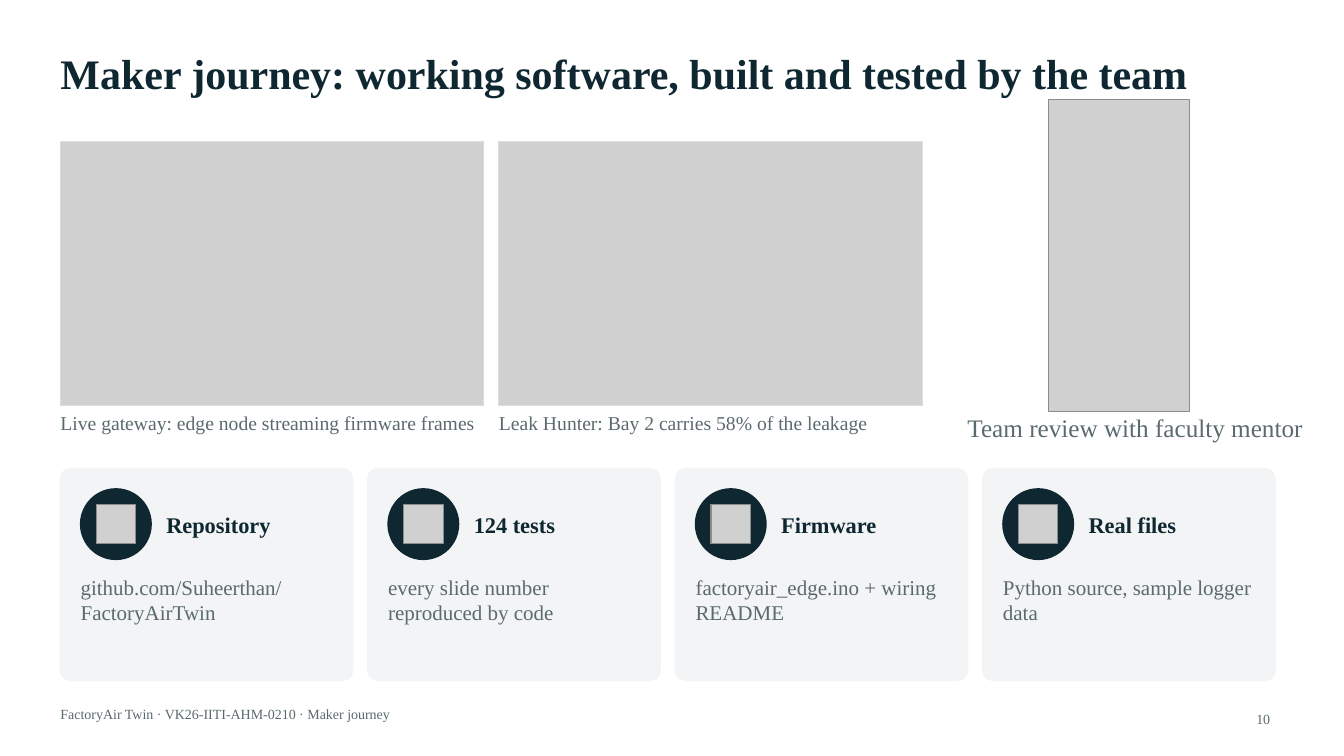
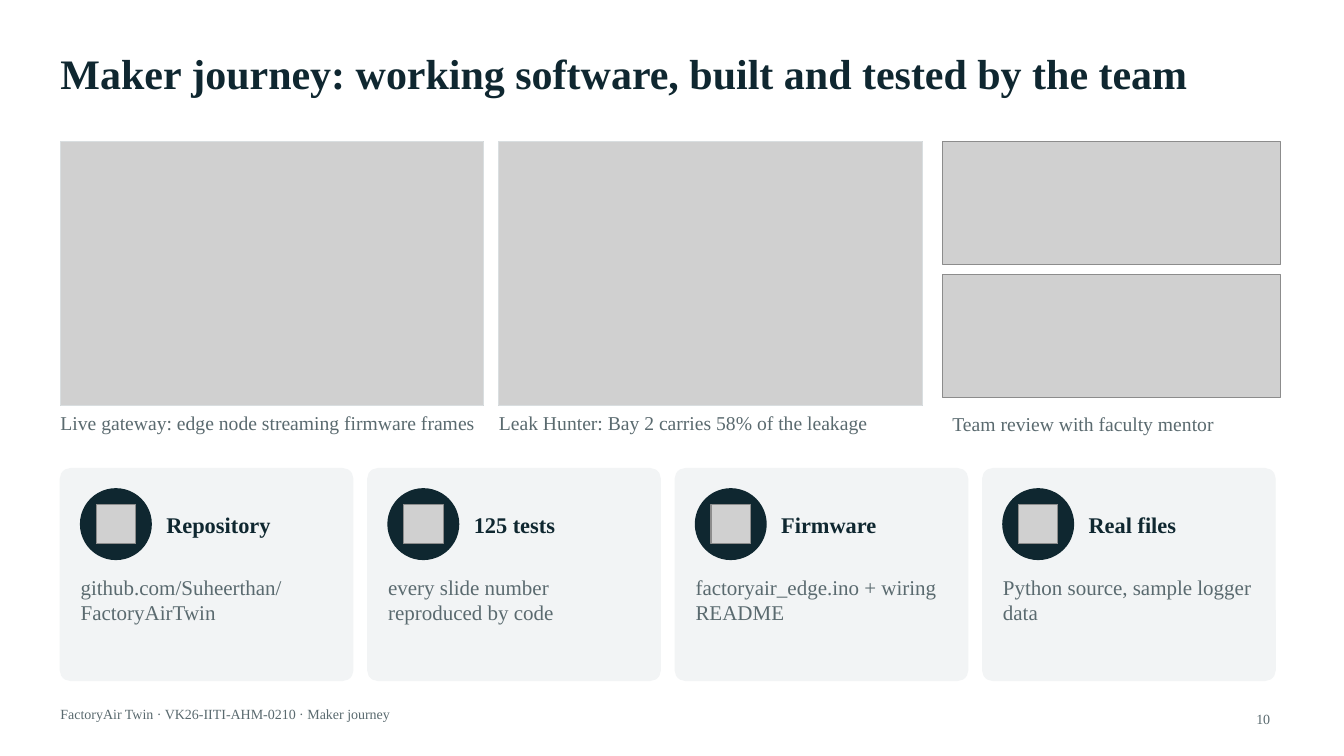
Before and after one commit to Suheerthan/FactoryAirTwin, a slide deck: slide 10 of submission/FactoryAirTwin_Vishwakarma_Stage2.pptx. Drawn at 1344x756 pixels with LibreOffice and Linux fonts; fonts in the diff are those of the drawing; grey boxes stand for pictures. Boxes give left, top, right and bottom in pixels: in the first picture for what was removed or moved away, otherwise in the second. Text is boxed around its words. In the diff, an @@ line names an element or a change of style, - is before the commit and + after.

```diff
--- a/submission/FactoryAirTwin_Vishwakarma_Stage2.pptx
+++ b/submission/FactoryAirTwin_Vishwakarma_Stage2.pptx
@@ picture removed at <box>1049,100,1189,411</box> @@
@@ picture added at <box>943,141,1280,264</box> @@
@@ picture added at <box>943,274,1280,397</box> @@
@@ text "Team review with faculty mentor": place and size @@
-text "Team review with faculty mentor" at <box>967,419,1302,443</box>
+text "Team review with faculty mentor" at <box>952,417,1214,435</box>
@@ text "Team review with faculty mentor" at <box>952,417,1214,435</box>: size 18 to 14 pt @@
@@ text at <box>474,518,555,534</box>: text changed @@
-124 tests
+125 tests
```
Also in this commit, not shown: 2 other slides changed.
